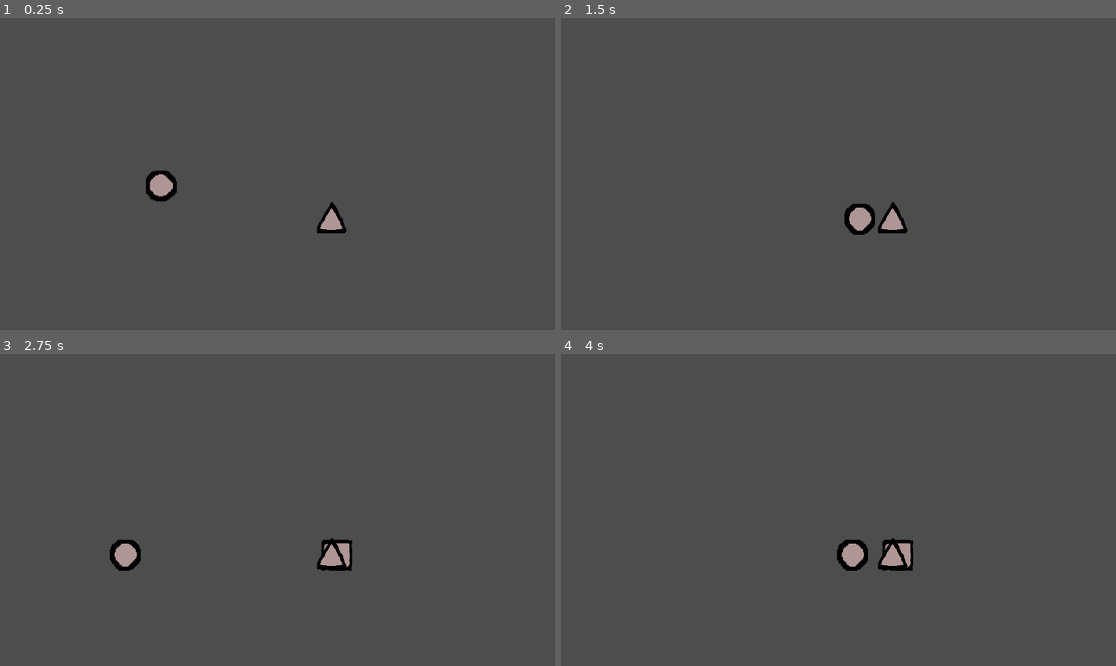
Above: before the commit, frames 1-4 (two rows, left to right).
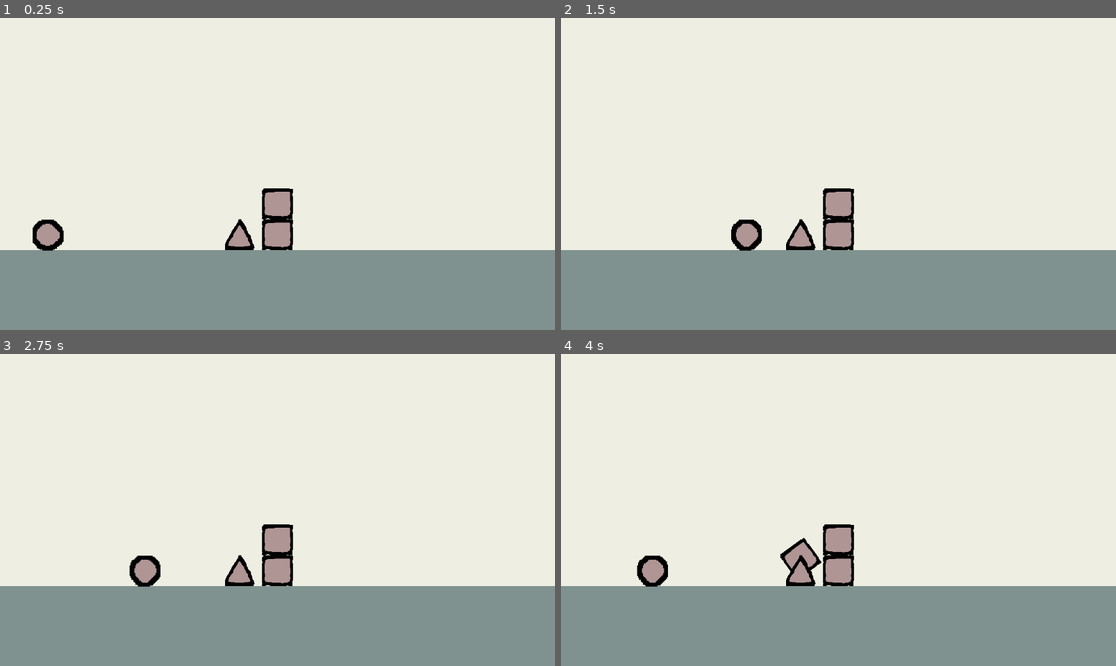
Above: after the commit, the same moments.

Repository: valegui/collapse
Game: Godot game, scene res://scenes/game.tscn
Same seed, same stepped clock (60 frames per second), same inputs: the game is played once before the commit and once after it.
Inputs:
- Up to frame 1 (0.25 s): no input
- Up to frame 2 (1.5 s): tap Enter (ui_accept) at 0.5, 0.77 s; hold Right (ui_right) from 0.53 s (still down)
- Up to frame 3 (2.75 s): tap Enter (ui_accept) at 1.52 s; release Right (ui_right) at 2.03 s; hold Left (ui_left) from 2.03 s (still down)
- Up to frame 4 (4 s): release Left (ui_left) at 2.78 s; hold Right (ui_right) from 2.78 s (still down); tap Enter (ui_accept) at 3.02, 3.77 s

The runs differ from the first frame. In frame 1, 100% of the frame differs, in the area x 0-100%, y 0-100%; in frame 2, 100%; in frame 3, 100%; in frame 4, 100%.

Commit message:
create level 1

Diff:
--- a/project.godot
+++ b/project.godot
@@ -26,3 +26,7 @@
 2d_physics/layer_3="hazards"
 2d_physics/layer_4="enemies"
 2d_physics/layer_5="props"
+
+[rendering]
+
+environment/defaults/default_clear_color=Color(0.9331, 0.937689, 0.886598, 1)
--- a/scenes/game.tscn
+++ b/scenes/game.tscn
@@ -1,39 +1,7 @@
-[gd_scene load_steps=7 format=3 uid="uid://bycepsqmptkvg"]
+[gd_scene load_steps=2 format=3 uid="uid://bycepsqmptkvg"]
 
-[ext_resource type="PackedScene" uid="uid://bu5g33eec6mgc" path="res://scenes/player.tscn" id="1_uwrxv"]
-[ext_resource type="PackedScene" uid="uid://cptm1ko3mmwkd" path="res://scenes/killzone.tscn" id="2_yqjtg"]
-[ext_resource type="PackedScene" uid="uid://bu2sp7hercpyx" path="res://scenes/spike.tscn" id="3_lnu2h"]
-[ext_resource type="PackedScene" uid="uid://d0bny5xly81u7" path="res://scenes/box.tscn" id="4_lbhrr"]
-
-[sub_resource type="WorldBoundaryShape2D" id="WorldBoundaryShape2D_uwrxv"]
-
-[sub_resource type="WorldBoundaryShape2D" id="WorldBoundaryShape2D_yqjtg"]
+[ext_resource type="PackedScene" uid="uid://dg1xunoydim8h" path="res://scenes/level_1.tscn" id="1_uwrxv"]
 
 [node name="Game" type="Node2D"]
 
-[node name="Player" parent="." instance=ExtResource("1_uwrxv")]
-position = Vector2(131, 104)
-
-[node name="Camera2D" type="Camera2D" parent="."]
-position = Vector2(131, 104)
-
-[node name="Box" parent="." instance=ExtResource("4_lbhrr")]
-position = Vector2(-479, 185)
-
-[node name="Floor" type="StaticBody2D" parent="."]
-position = Vector2(102, 230)
-collision_layer = 2
-collision_mask = 15
-
-[node name="CollisionShape2D" type="CollisionShape2D" parent="Floor"]
-shape = SubResource("WorldBoundaryShape2D_uwrxv")
-
-[node name="Killzone" parent="." instance=ExtResource("2_yqjtg")]
-position = Vector2(588, 228)
-rotation = -1.58378
-
-[node name="CollisionShape2D" type="CollisionShape2D" parent="Killzone"]
-shape = SubResource("WorldBoundaryShape2D_yqjtg")
-
-[node name="Spike" parent="." instance=ExtResource("3_lnu2h")]
-position = Vector2(245, 195)
+[node name="Level1" parent="." instance=ExtResource("1_uwrxv")]
--- /dev/null
+++ b/scenes/level_1.tscn
@@ -0,0 +1,44 @@
+[gd_scene load_steps=6 format=3 uid="uid://dg1xunoydim8h"]
+
+[ext_resource type="PackedScene" uid="uid://bu2sp7hercpyx" path="res://scenes/spike.tscn" id="1_014kd"]
+[ext_resource type="PackedScene" uid="uid://bu5g33eec6mgc" path="res://scenes/player.tscn" id="1_bswci"]
+[ext_resource type="PackedScene" uid="uid://d0bny5xly81u7" path="res://scenes/box.tscn" id="2_5xbjy"]
+[ext_resource type="PackedScene" uid="uid://cia6jsfphwaog" path="res://scenes/static_box.tscn" id="3_rus8k"]
+
+[sub_resource type="WorldBoundaryShape2D" id="WorldBoundaryShape2D_5xbjy"]
+
+[node name="Level1" type="Node2D"]
+
+[node name="StaticBody2D" type="StaticBody2D" parent="."]
+collision_layer = 2
+collision_mask = 31
+
+[node name="CollisionShape2D" type="CollisionShape2D" parent="StaticBody2D"]
+position = Vector2(403, 485.25)
+shape = SubResource("WorldBoundaryShape2D_5xbjy")
+
+[node name="ColorRect" type="ColorRect" parent="StaticBody2D"]
+offset_left = -569.0
+offset_top = 484.0
+offset_right = 2109.0
+offset_bottom = 654.0
+color = Color(0.498523, 0.571256, 0.56201, 1)
+
+[node name="Player" parent="." instance=ExtResource("1_bswci")]
+position = Vector2(111, 385)
+
+[node name="Box" parent="." instance=ExtResource("2_5xbjy")]
+position = Vector2(-107, 451)
+
+[node name="spikes" type="Node2D" parent="."]
+
+[node name="Spike" parent="spikes" instance=ExtResource("1_014kd")]
+position = Vector2(499, 452)
+
+[node name="static_boxes" type="Node2D" parent="."]
+
+[node name="StaticBox" parent="static_boxes" instance=ExtResource("3_rus8k")]
+position = Vector2(576, 452)
+
+[node name="StaticBox2" parent="static_boxes" instance=ExtResource("3_rus8k")]
+position = Vector2(576, 388)
--- a/scenes/player.tscn
+++ b/scenes/player.tscn
@@ -54,3 +54,7 @@
 [node name="CollisionShape2D" type="CollisionShape2D" parent="."]
 position = Vector2(0, -1)
 shape = SubResource("CircleShape2D_3vyb7")
+
+[node name="Camera2D" type="Camera2D" parent="."]
+limit_left = 0
+limit_bottom = 650
--- /dev/null
+++ b/scenes/static_box.tscn
@@ -0,0 +1,15 @@
+[gd_scene load_steps=3 format=3 uid="uid://cia6jsfphwaog"]
+
+[ext_resource type="Texture2D" uid="uid://bqg2tbbo42ci2" path="res://assets/square.png" id="1_7dvs6"]
+
+[sub_resource type="RectangleShape2D" id="RectangleShape2D_n37rl"]
+size = Vector2(64, 64)
+
+[node name="StaticBox" type="StaticBody2D"]
+collision_layer = 2
+
+[node name="Sprite2D" type="Sprite2D" parent="."]
+texture = ExtResource("1_7dvs6")
+
+[node name="CollisionShape2D" type="CollisionShape2D" parent="."]
+shape = SubResource("RectangleShape2D_n37rl")
--- a/scripts/player.gd
+++ b/scripts/player.gd
@@ -5,7 +5,7 @@
 const JUMP_VELOCITY = -400.0
 
 @onready var box = $Box
-const original_position = Vector2(-110, 100)
+const original_position = Vector2(100, 450)
 
 var alive = true
 var box_visible = false
@@ -16,6 +16,7 @@
 	position = original_position
 
 func _physics_process(delta: float) -> void:
+	print(position)
 	# Add the gravity.
 	if not is_on_floor():
 		velocity += get_gravity() * delta
